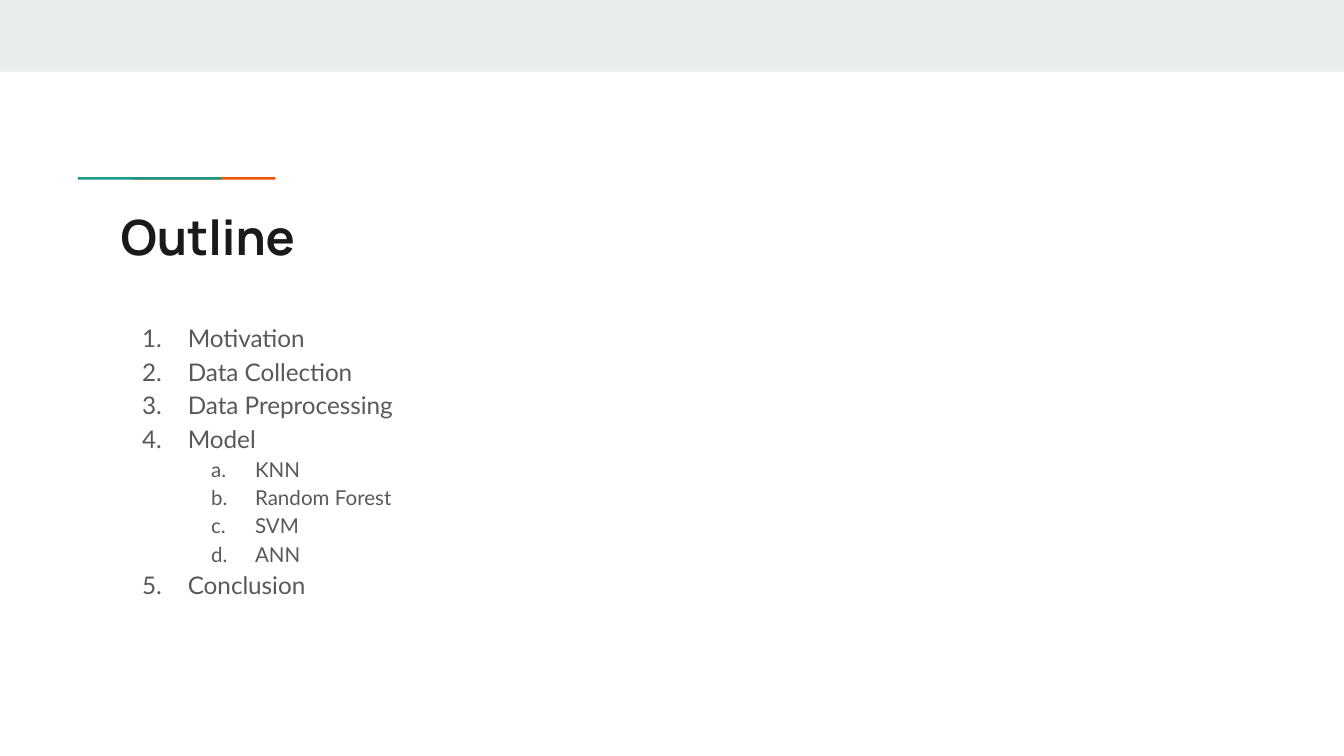
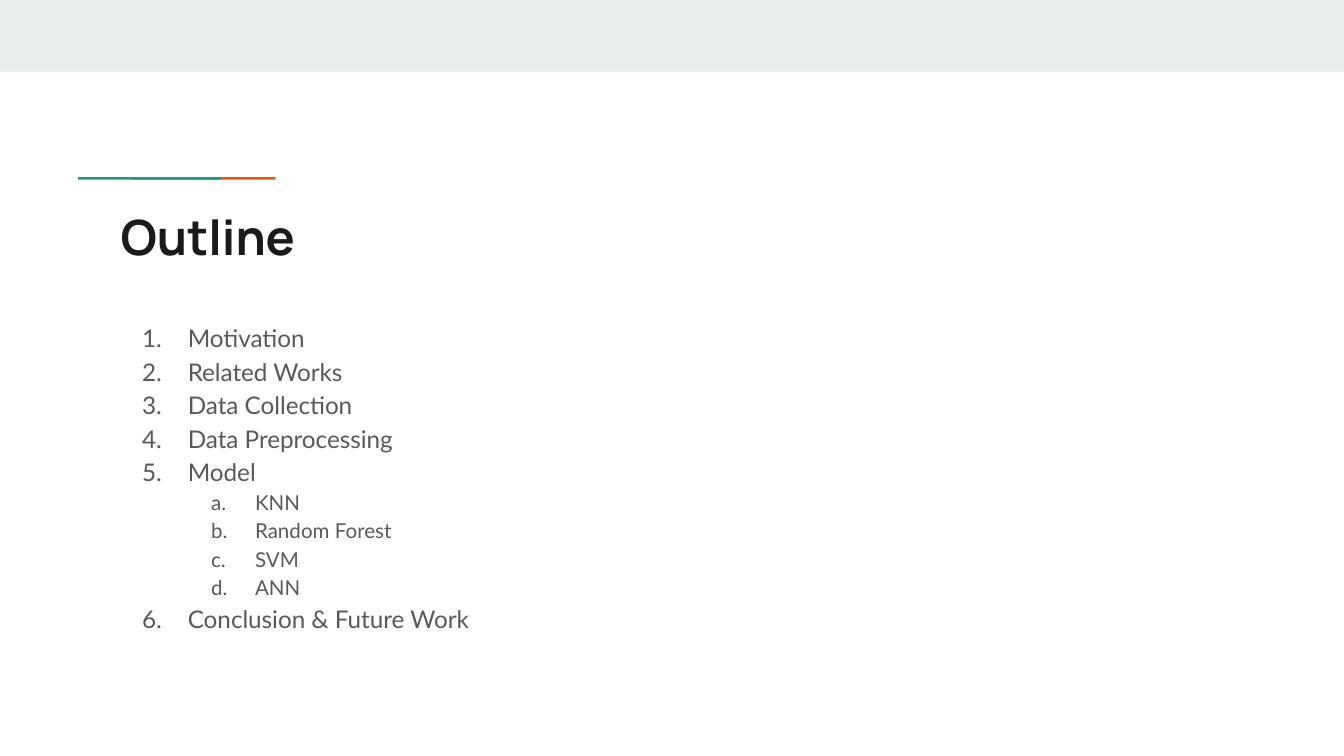
Before and after one commit to allen880117/DrawTablet, a slide deck: slide 2 of Team14.pptx. Drawn at 1344x756 pixels with LibreOffice and Linux fonts; fonts in the diff are those of the drawing. Boxes give left, top, right and bottom in pixels: in the first picture for what was removed or moved away, otherwise in the second. Text is boxed around its words. In the diff, an @@ line names an element or a change of style, - is before the commit and + after.

```diff
--- a/Team14.pptx
+++ b/Team14.pptx
@@ text at (x1=188, y1=363, x2=342, y2=381): paragraph added @@
+2. Related Works
@@ text at (x1=188, y1=610, x2=469, y2=628): text changed @@
-5. Conclusion
+6. Conclusion & Future Work
```
Also in this commit, not shown: 11 other slides changed, 4 slides added.
